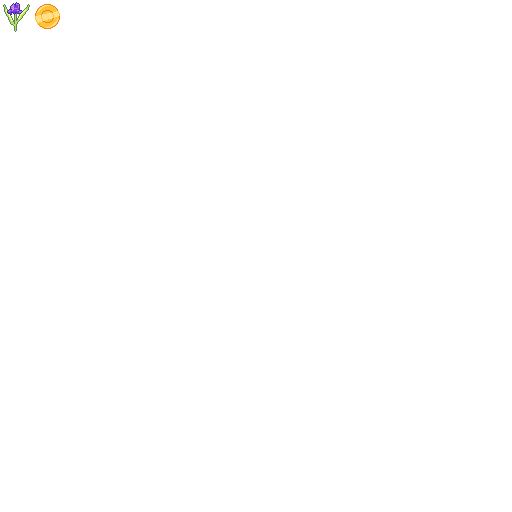
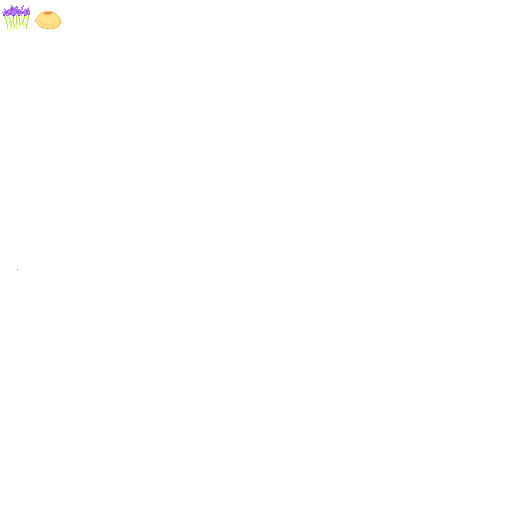
Layers edited between the first and the second 512px x 512px image:
painted on "Capa de pintura 1 Fusionadas" over <box>2,2,61,270</box>
